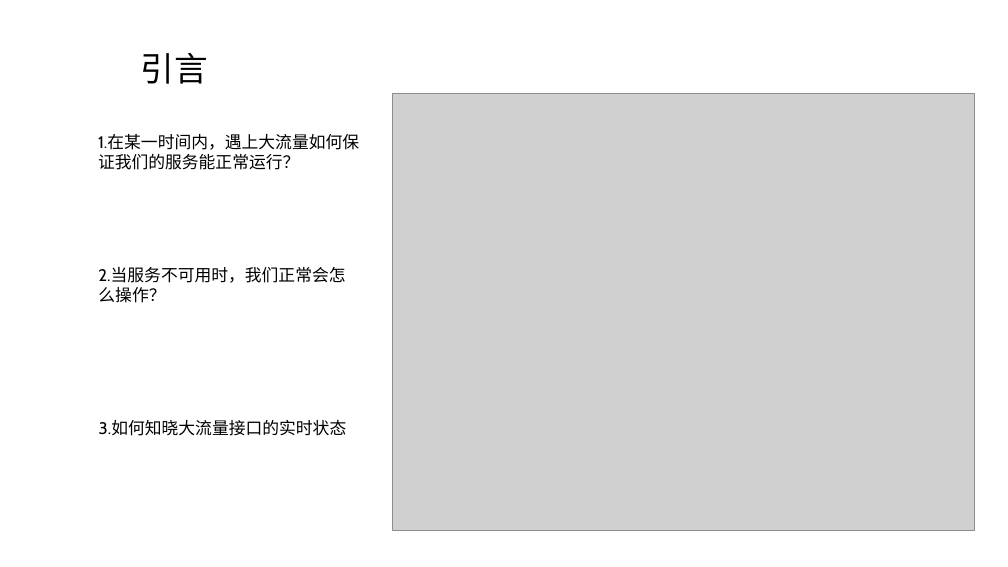
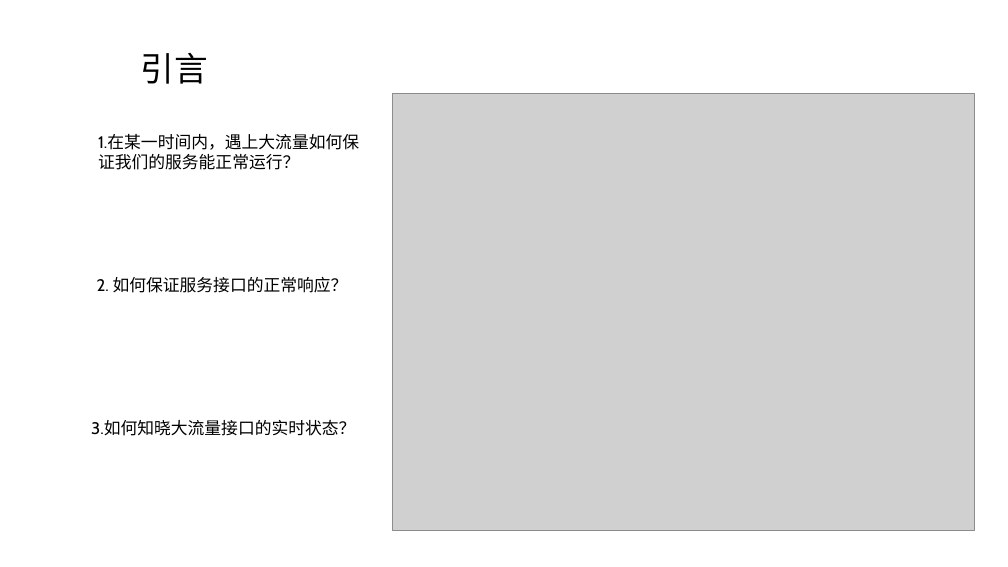
Before and after one commit to tinet-gexd/thread-study, a slide deck: slide 3 of ppt/2022-8-3技术分享.pptx. Drawn at 1008x567 pixels with LibreOffice and Linux fonts; fonts in the diff are those of the drawing; grey boxes stand for pictures; background and template pictures are left out. Boxes give left, top, right and bottom in pixels: in the first picture for what was removed or moved away, otherwise in the second. Text is boxed around its words. In the diff, an @@ line names an element or a change of style, - is before the commit and + after.

```diff
--- a/ppt/2022-8-3技术分享.pptx
+++ b/ppt/2022-8-3技术分享.pptx
@@ text at [97, 277, 348, 293]: text changed @@
-2.当服务不可用时，我们正常会怎么操作？
+2. 如何保证服务接口的正常响应？
@@ text at [91, 421, 355, 436]: text changed @@
-3.如何知晓大流量接口的实时状态
+3.如何知晓大流量接口的实时状态？
```
Also in this commit, not shown: 4 other files.
